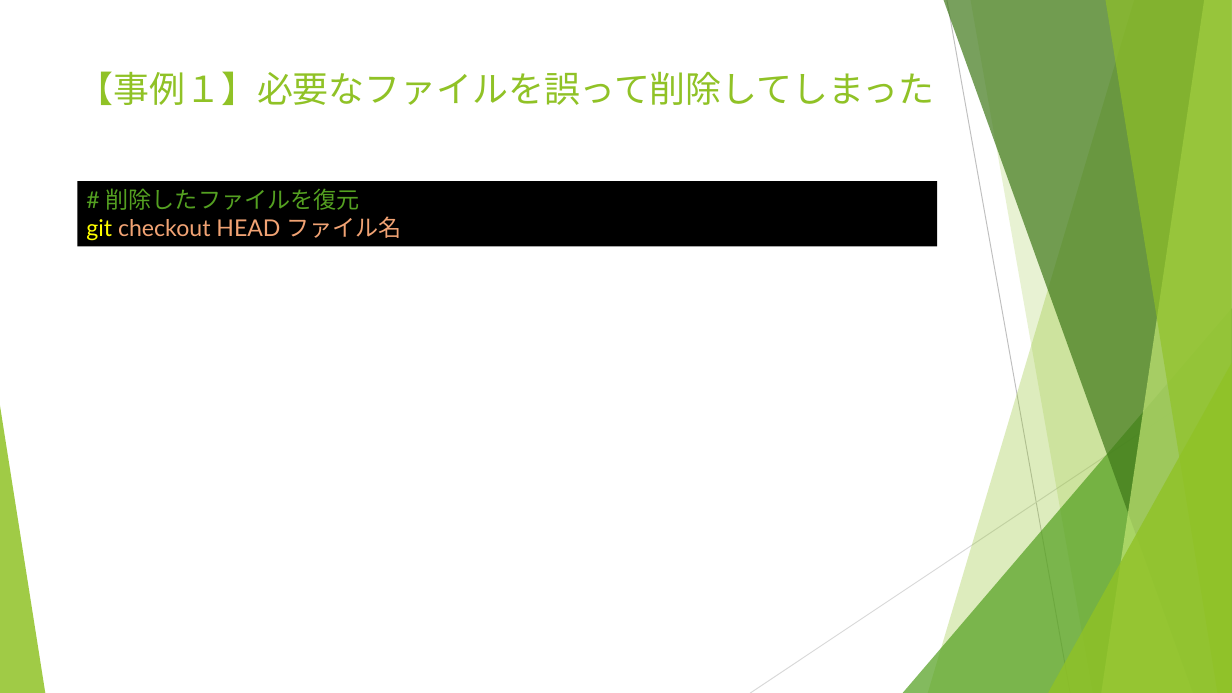
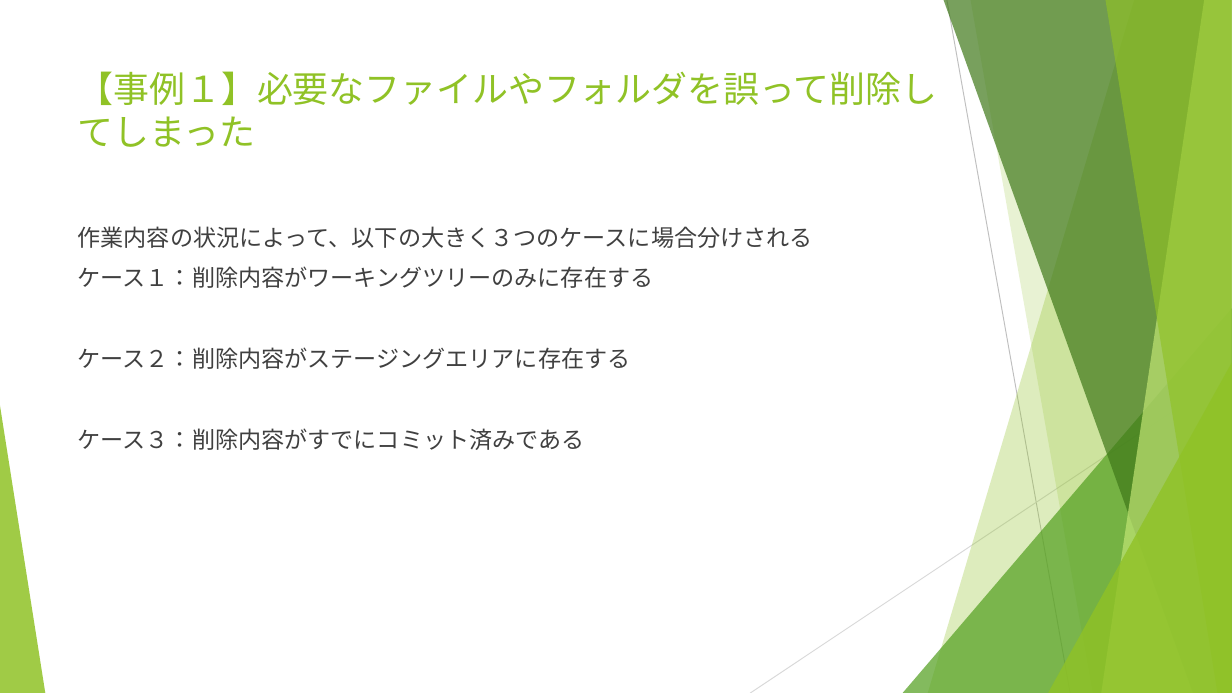
Before and after one commit to yusuke8655/git-trouble-shooting, a slide deck: slide 7 of Gitトラブルシューティング.pptx. Drawn at 1232x693 pixels with LibreOffice and Linux fonts; fonts in the diff are those of the drawing. Boxes give left, top, right and bottom in pixels: in the first picture for what was removed or moved away, otherwise in the second. Text is boxed around its words. In the diff, an @@ line names an element or a change of style, - is before the commit and + after.

Commit message:
バーチャルリアリティ学会大会内容追加

```diff
--- a/Gitトラブルシューティング.pptx
+++ b/Gitトラブルシューティング.pptx
@@ title at (x1=78, y1=71, x2=937, y2=147): text changed @@
-【事例１】必要なファイルを誤って削除してしまった
+【事例１】必要なファイルやフォルダを誤って削除してしまった
@@ rectangle removed at (x1=78, y1=181, x2=938, y2=247) @@
-# 削除したファイルを復元
-git checkout HEAD ファイル名
@@ text added at (x1=78, y1=226, x2=813, y2=450), 18 pt, text #404040 @@
+作業内容の状況によって、以下の大きく３つのケースに場合分けされる
+ケース１：削除内容がワーキングツリーのみに存在する
+ケース２：削除内容がステージングエリアに存在する
+ケース３：削除内容がすでにコミット済みである
```
Also in this commit, not shown: 13 other slides changed, 5 slides added.
